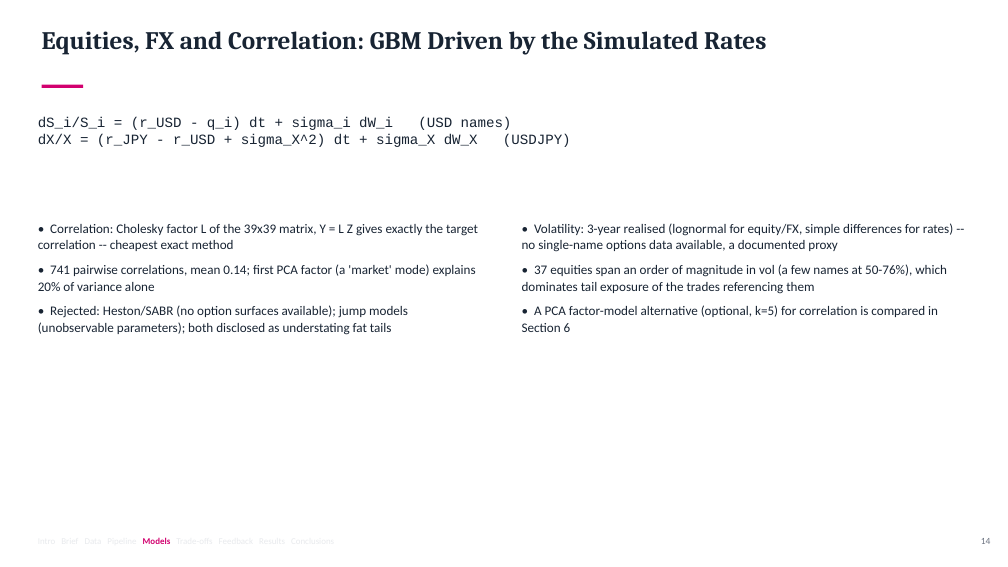
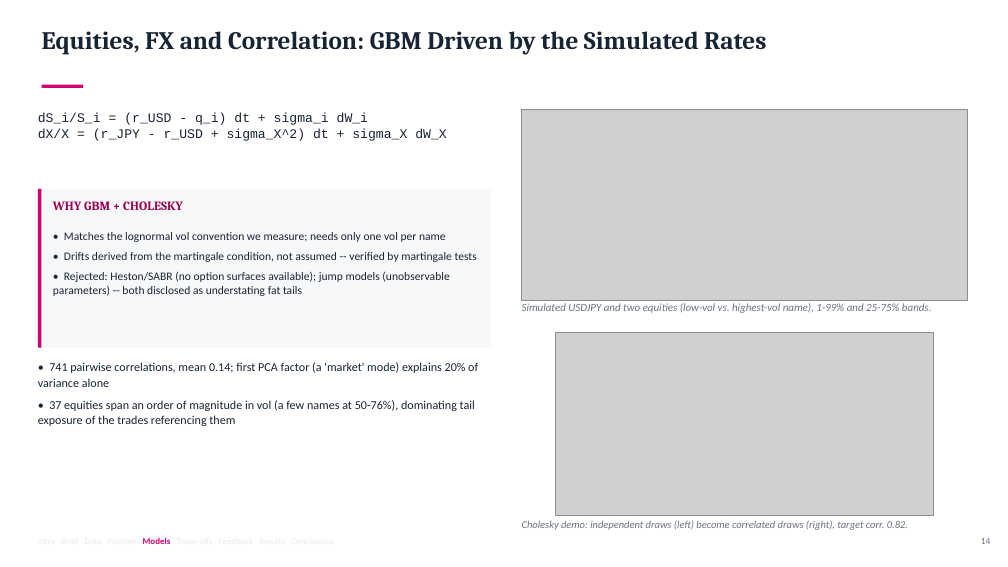
Before and after one commit to eshapandya24/capitolis-risk-engine, a slide deck: slide 14 of docs/Capitolis_CCR_Client_Final_Presentation.pptx. Drawn at 1008x567 pixels with LibreOffice and Linux fonts; fonts in the diff are those of the drawing; grey boxes stand for pictures. Boxes give left, top, right and bottom in pixels: in the first picture for what was removed or moved away, otherwise in the second. Text is boxed around its words. In the diff, an @@ line names an element or a change of style, - is before the commit and + after.

```diff
--- a/docs/Capitolis_CCR_Client_Final_Presentation.pptx
+++ b/docs/Capitolis_CCR_Client_Final_Presentation.pptx
@@ text at (x1=38, y1=113, x2=446, y2=141): text changed; size 13.5 to 12.5 pt @@
-dS_i/S_i = (r_USD - q_i) dt + sigma_i dW_i (USD names)
-dX/X = (r_JPY - r_USD + sigma_X^2) dt + sigma_X dW_X (USDJPY)
+dS_i/S_i = (r_USD - q_i) dt + sigma_i dW_i
+dX/X = (r_JPY - r_USD + sigma_X^2) dt + sigma_X dW_X
@@ picture added at (x1=522, y1=110, x2=968, y2=300) @@
@@ rectangle added at (x1=38, y1=189, x2=492, y2=348), fill #F7F8FA @@
@@ rectangle added at (x1=38, y1=189, x2=42, y2=348), fill #D2006F @@
@@ text added at (x1=53, y1=201, x2=183, y2=210), 12 pt, text #9A0052, bold @@
+WHY GBM + CHOLESKY
@@ text removed at (x1=38, y1=224, x2=478, y2=335) @@
-• Correlation: Cholesky factor L of the 39x39 matrix, Y = L Z gives exactly the target correlation -- cheapest exact method
-• 741 pairwise correlations, mean 0.14; first PCA factor (a 'market' mode) explains 20% of variance alone
-• Rejected: Heston/SABR (no option surfaces available); jump models (unobservable parameters); both disclosed as understating fat tails
@@ text added at (x1=53, y1=232, x2=477, y2=296), 11 pt, text #182433 @@
+• Matches the lognormal vol convention we measure; needs only one vol per name
+• Drifts derived from the martingale condition, not assumed -- verified by martingale tests
+• Rejected: Heston/SABR (no option surfaces available); jump models (unobservable parameters) -- both disclosed as understating fat tails
@@ text removed at (x1=522, y1=223, x2=953, y2=332) @@
-• Volatility: 3-year realised (lognormal for equity/FX, simple differences for rates) -- no single-name options data available, a documented proxy
-• 37 equities span an order of magnitude in vol (a few names at 50-76%), which dominates tail exposure of the trades referencing them
-• A PCA factor-model alternative (optional, k=5) for correlation is compared in Section 6
@@ text added at (x1=522, y1=303, x2=932, y2=313), 10.5 pt, text #6B7280, italic @@
+Simulated USDJPY and two equities (low-vol vs. highest-vol name), 1-99% and 25-75% bands.
@@ picture added at (x1=556, y1=333, x2=934, y2=515) @@
@@ text added at (x1=38, y1=362, x2=478, y2=426), 11.5 pt, text #182433 @@
+• 741 pairwise correlations, mean 0.14; first PCA factor (a 'market' mode) explains 20% of variance alone
+• 37 equities span an order of magnitude in vol (a few names at 50-76%), dominating tail exposure of the trades referencing them
@@ text added at (x1=522, y1=520, x2=908, y2=530), 10 pt, text #6B7280, italic @@
+Cholesky demo: independent draws (left) become correlated draws (right), target corr. 0.82.
```
Also in this commit, not shown: 36 other slides changed, 1 slide added, 1 other file.
